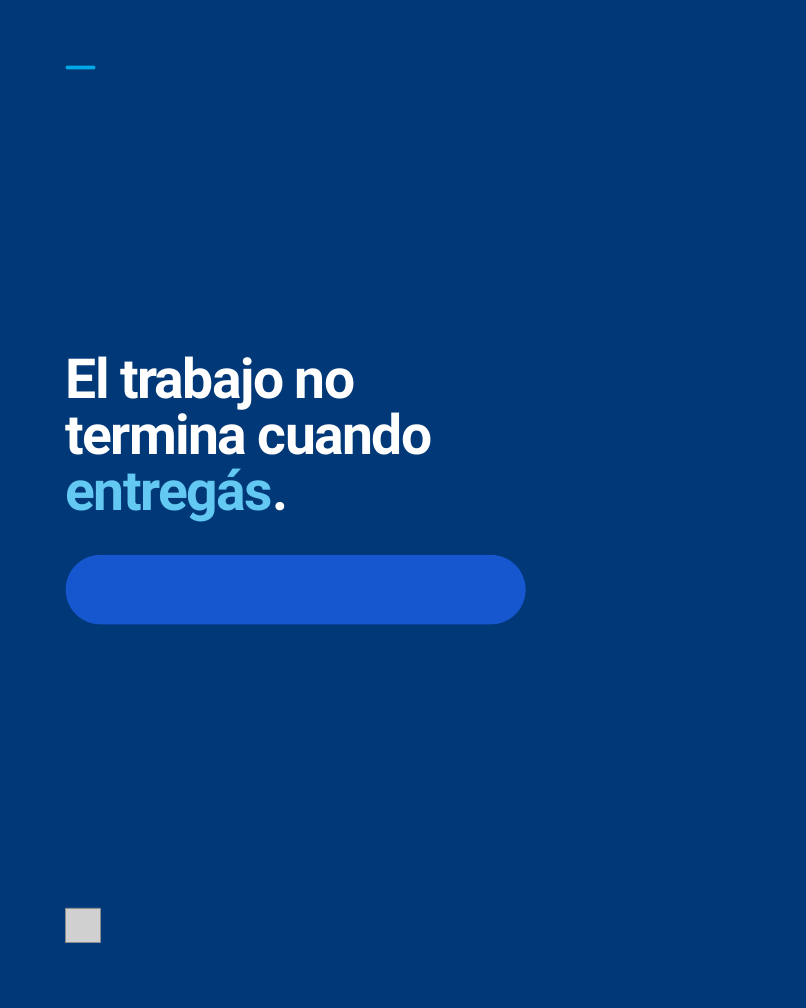
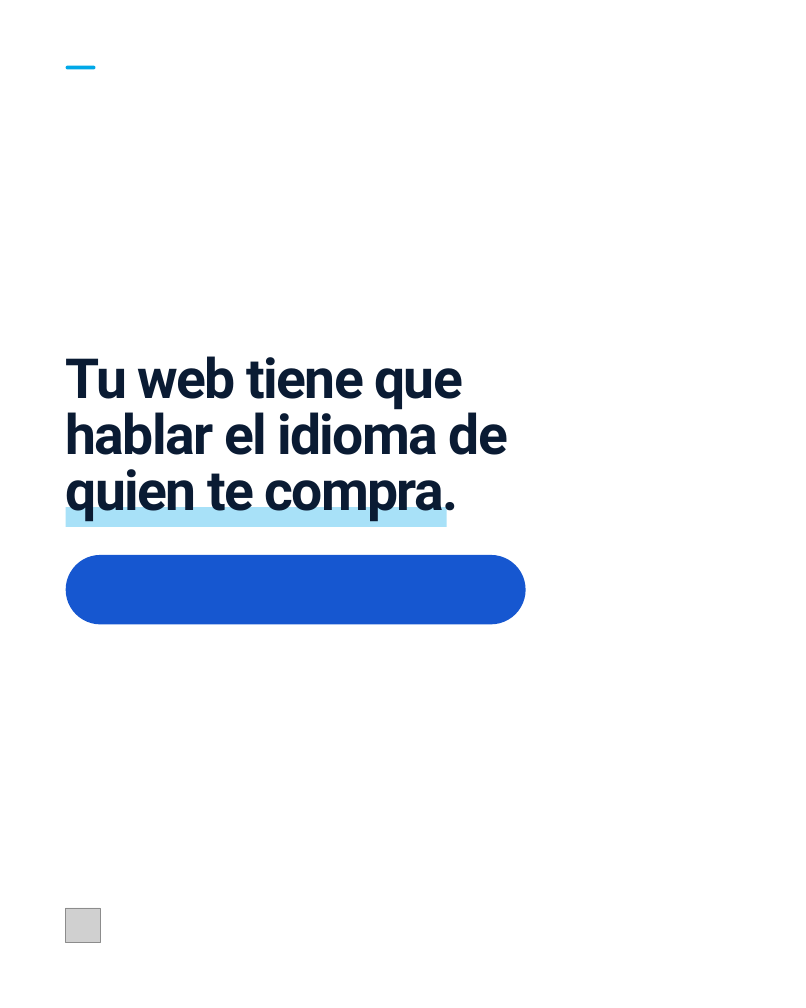
Before and after one commit to tunegocioenlasredes2025-star/TuNegocioenlasRedes, a slide deck: slide 4 of contenido/carruseles/06-setup-argentina/editable-canva.pptx. Drawn at 806x1008 pixels with LibreOffice and Linux fonts; fonts in the diff are those of the drawing; grey boxes stand for pictures. Boxes give left, top, right and bottom in pixels: in the first picture for what was removed or moved away, otherwise in the second. Text is boxed around its words. In the diff, an @@ line names an element or a change of style, - is before the commit and + after.

```diff
--- a/contenido/carruseles/06-setup-argentina/editable-canva.pptx
+++ b/contenido/carruseles/06-setup-argentina/editable-canva.pptx
@@ background #003878 to #FFFFFF @@
@@ text at (66,356,508,524): text changed; text colour #FFFFFF to #0A1B33 @@
-El trabajo no
-termina cuando
-entregás.
+Tu web tiene que
+hablar el idioma de
+quien te compra.
@@ rectangle added at (66,507,447,527), fill #A8E1F8 @@
```
Also in this commit, not shown: 2 other slides changed, 1 slide added, 1 slide removed, 10 other files.
